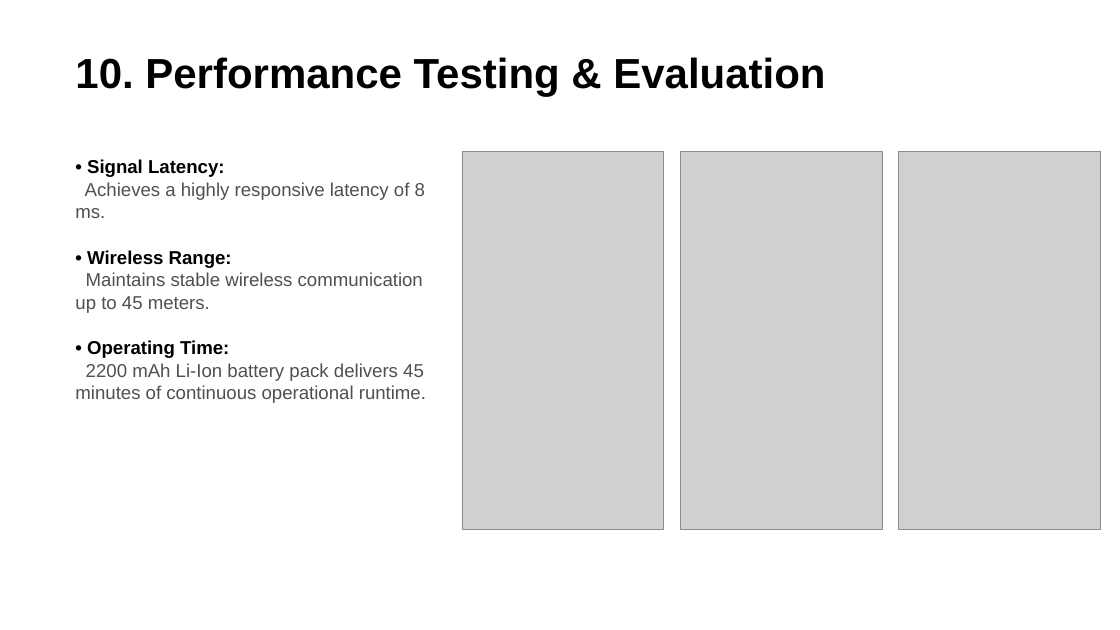
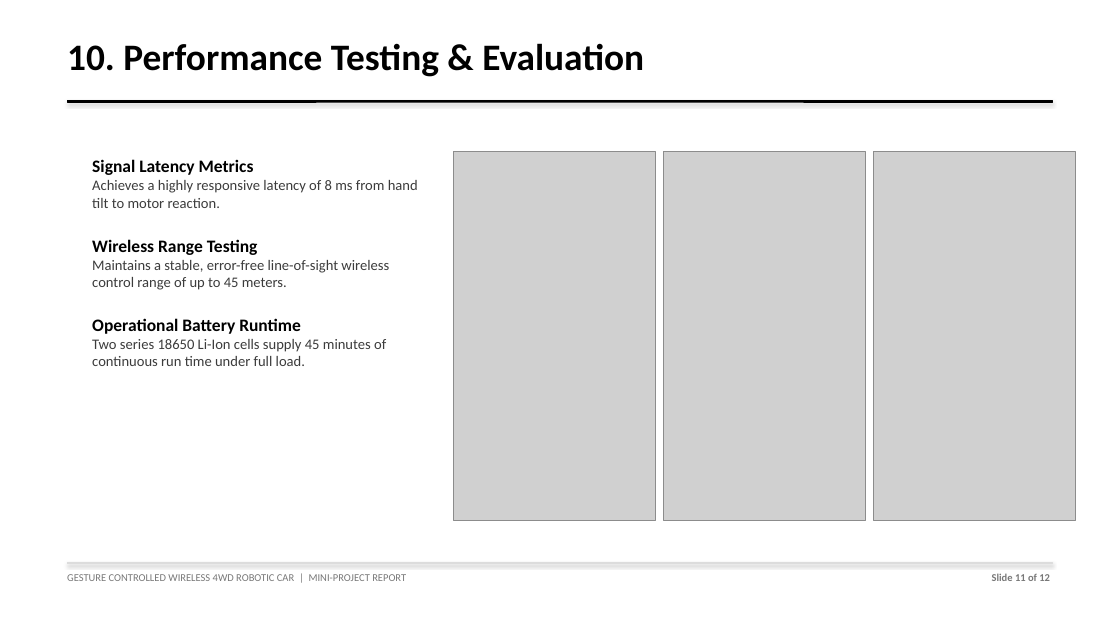
Before and after one commit to Biraj2004/Gesture-Controlled-Car, a slide deck: slide 11 of Gesture-Controlled-Car-Presentation.pptx. Drawn at 1120x630 pixels with LibreOffice and Linux fonts; fonts in the diff are those of the drawing; grey boxes stand for pictures. Boxes give left, top, right and bottom in pixels: in the first picture for what was removed or moved away, otherwise in the second. Text is boxed around its words. In the diff, an @@ line names an element or a change of style, - is before the commit and + after.

```diff
--- a/Gesture-Controlled-Car-Presentation.pptx
+++ b/Gesture-Controlled-Car-Presentation.pptx
@@ text "10. Performance Testing & Evaluation": place and size @@
-text "10. Performance Testing & Evaluation" at [75,57,825,96]
+text "10. Performance Testing & Evaluation" at [67,43,644,77]
@@ text "10. Performance Testing & Evaluation" at [67,43,644,77]: size 36 to 32 pt, font Arial to Calibri @@
@@ rectangle added at [67,101,1053,102], fill #000000, outline #000000 0.75 pt @@
@@ text at [92,159,418,366]: text changed; size 16 to 12.5 pt; font Arial to Calibri; text colour #505050 to #3C3C3C @@
-• Signal Latency:
-Achieves a highly responsive latency of 8 ms.
-• Wireless Range:
-Maintains stable wireless communication up to 45 meters.
-• Operating Time:
-2200 mAh Li-Ion battery pack delivers 45 minutes of continuous operational runtime.
+Signal Latency Metrics
+Achieves a highly responsive latency of 8 ms from hand tilt to motor reaction.
+Wireless Range Testing
+Maintains a stable, error-free line-of-sight wireless control range of up to 45 meters.
+Operational Battery Runtime
+Two series 18650 Li-Ion cells supply 45 minutes of continuous run time under full load.
@@ picture: place and size @@
-picture at [462,151,664,529]
+picture at [454,151,655,521]
@@ picture: place and size @@
-picture at [681,151,882,529]
+picture at [664,151,865,521]
@@ picture: place and size @@
-picture at [899,151,1101,529]
+picture at [874,151,1075,521]
@@ rectangle added at [67,563,1053,564], fill #DCDCDC, outline #DCDCDC 0.75 pt @@
@@ text added at [67,574,406,581], 9 pt, text #787878 @@
+GESTURE CONTROLLED WIRELESS 4WD ROBOTIC CAR | MINI-PROJECT REPORT
@@ text added at [992,573,1050,581], 9 pt, text #787878, bold @@
+Slide 11 of 12
```
Also in this commit, not shown: 10 other slides changed, 1 slide added, 1 slide removed, 2 other files.
